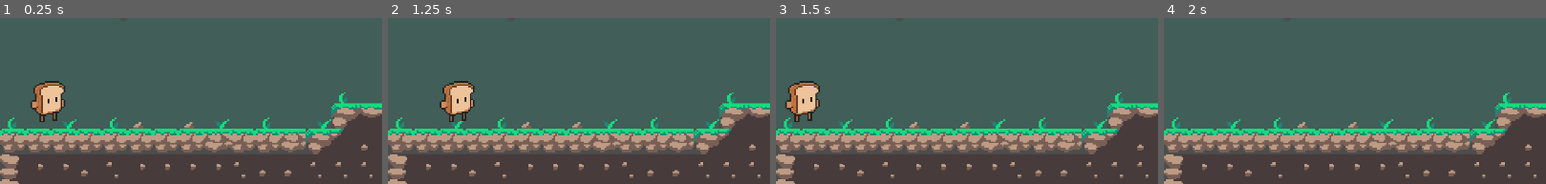
Above: before the commit, frames 1-4 (left to right).
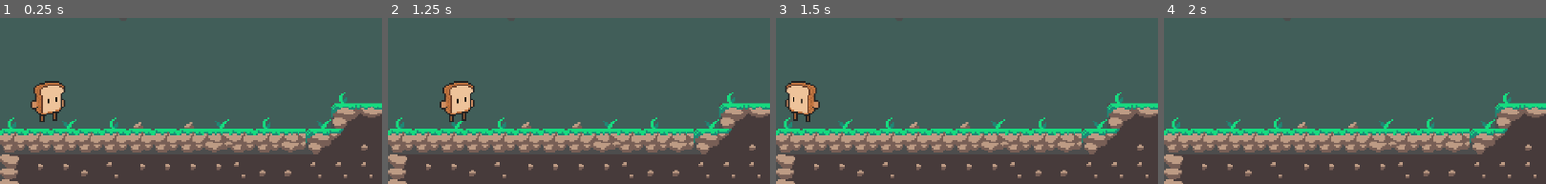
Above: after the commit, the same moments.

Repository: B4ST1N2/bites-of-the-golden-toaster-remaster
Game: Godot game, scene res://scenes/level_1.tscn
The game is run twice, just before and just after one commit, with the same random seed, the same clock (stepped at 60 frames per second) and the same inputs.
Inputs:
- Up to frame 1 (0.25 s): no input
- Up to frame 2 (1.25 s): tap Enter at 0.5 s; tap D (move_rigth) at 0.6 s
- Up to frame 3 (1.5 s): tap Space at 1.25 s; hold A (move_left) from 1.28 s (still down); tap D (move_rigth) at 1.35 s
- Up to frame 4 (2 s): keep holding A (move_left)
The pictures show only the part of the screen within x 0-50%, y 14-64%; the shares and areas given below are measured in that part.

Frames 1-2 are identical in both runs. In frame 3, 1.3% of the frame differs, in the area x 2-12%, y 37-63%; in frame 4, nothing differs.

Commit message:
✨ Add the scale in X when is facing rigth or left

Diff:
--- a/scenes/ss_bread.gd
+++ b/scenes/ss_bread.gd
@@ -1,8 +1,16 @@
 extends CharacterBody2D
 
 @export var move_speed: float
+var is_facing_rigth =  true
 
 func _physics_process(delta):
 	var input_axis = Input.get_axis("move_left","move_rigth")
 	velocity.x = input_axis * move_speed
+
+	#Si está mirando a la derecha y presiono a la izquierda
+	#Si está mirando a la izquierda y presiono a la derecha
+	if (is_facing_rigth and velocity.x < 0) or (not is_facing_rigth and velocity.x > 0):
+		scale.x *= -1
+		is_facing_rigth = not is_facing_rigth
+
 	move_and_slide()
